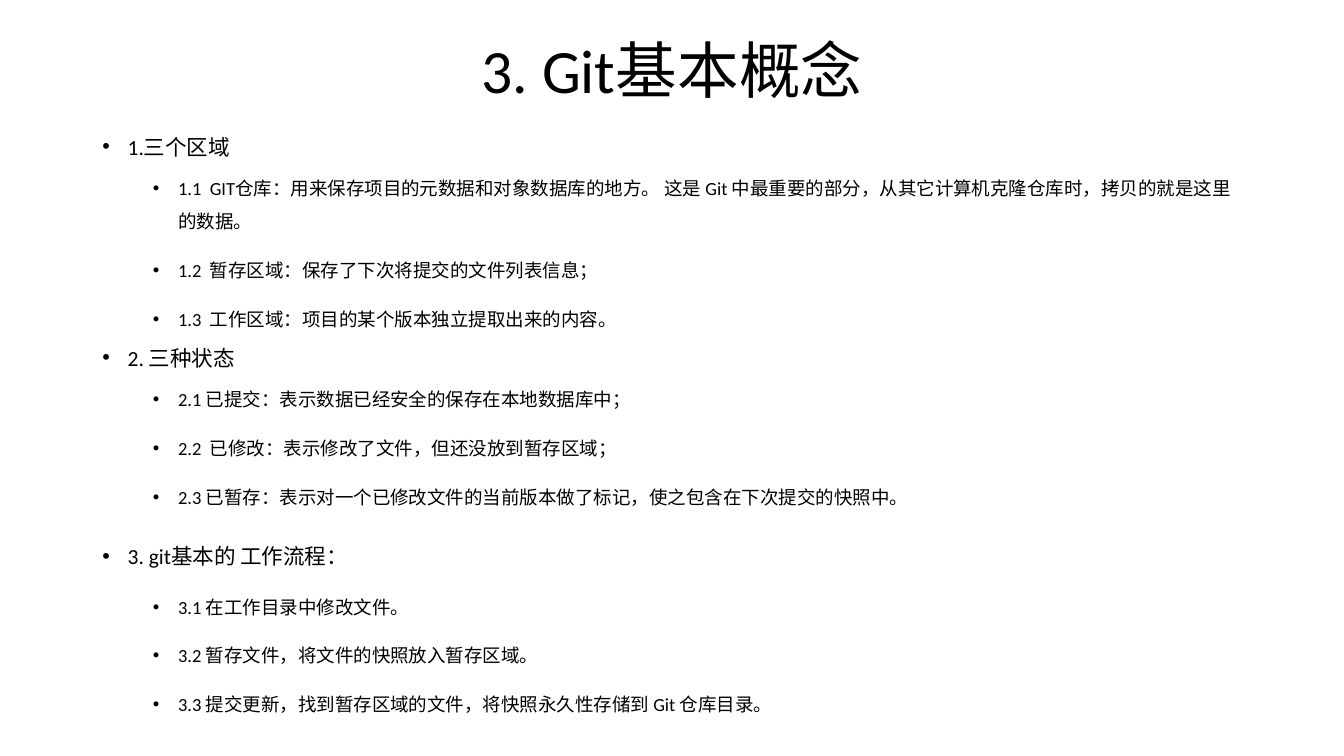
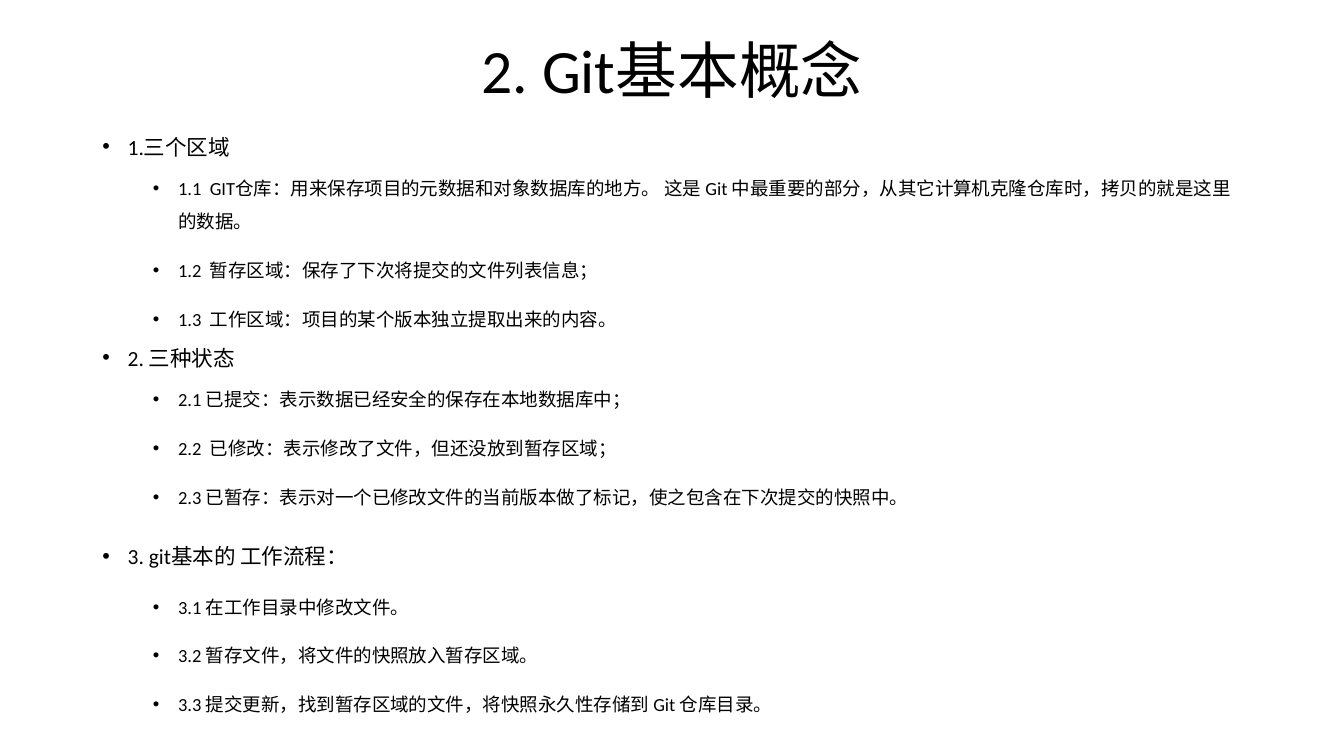
Before and after one commit to liupengpeng2016/share, a slide deck: slide 5 of git使用详解/git.pptx (slide 6 before the commit). Drawn at 1344x756 pixels with LibreOffice and Linux fonts; fonts in the diff are those of the drawing. Boxes give left, top, right and bottom in pixels: in the first picture for what was removed or moved away, otherwise in the second. Text is boxed around its words. In the diff, an @@ line names an element or a change of style, - is before the commit and + after.

```diff
--- a/git使用详解/git.pptx
+++ b/git使用详解/git.pptx
@@ title at (481, 41, 862, 98): text changed @@
-3. Git基本概念
+2. Git基本概念
```
Also in this commit, not shown: 6 other slides changed, 2 slides added.
